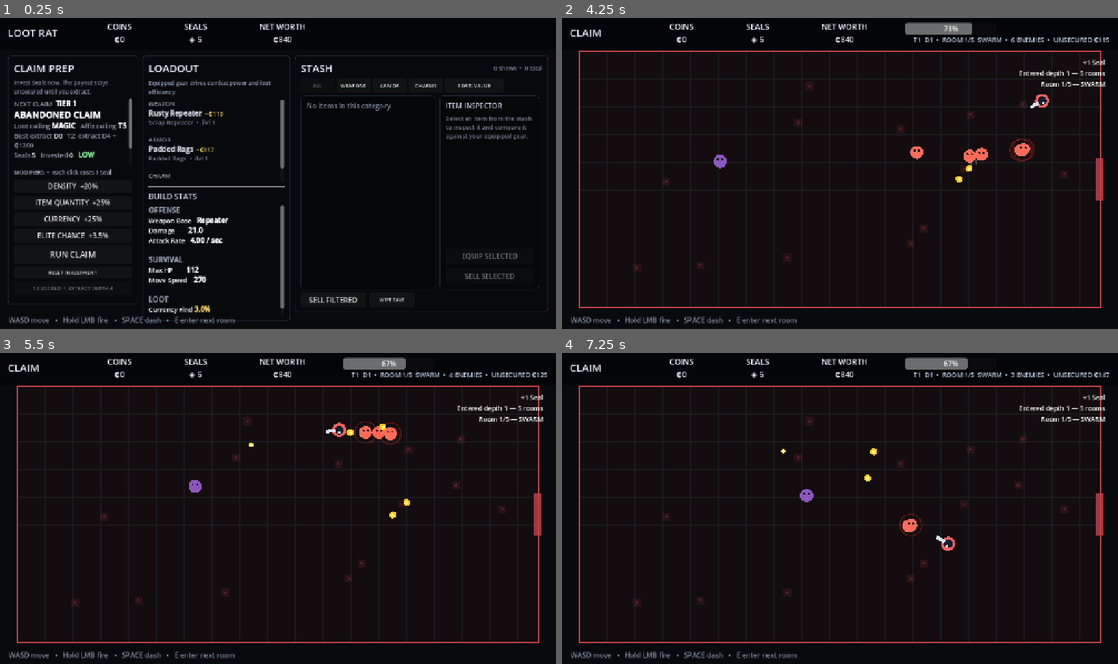
Above: before the commit, frames 1-4 (two rows, left to right).
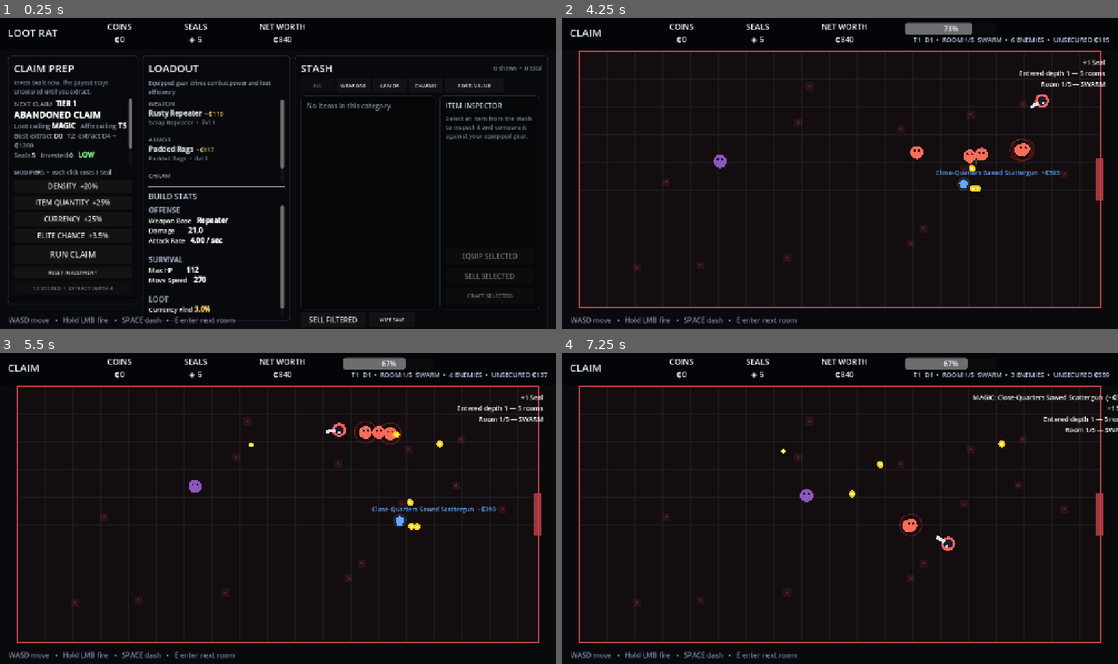
Above: after the commit, the same moments.

Repository: wiings3/LootRat
Game: Godot game, scene res://Main.tscn
Same seed, same stepped clock (60 frames per second), same inputs: the game is played once before the commit and once after it.
Inputs (mouse positions are in pixels of both pictures, inside the frame that each line leads up to):
- Up to frame 1 (0.25 s): no input
- Up to frame 2 (4.25 s): click "RUN CLAIM" at 0.5 s; move the mouse to (962, 157) at 1.27 s; press the mouse at (962, 157) at 1.28 s; hold D (move_right) 1.28-2.03 s; move the mouse to (728, 189) at 2.02 s; release the mouse at (728, 189) at 2.03 s; hold S (move_down) 2.03-2.78 s; click (728, 189) at 2.1 s; move the mouse to (895, 105) at 2.77 s; press the mouse at (895, 105) at 2.78 s; hold D (move_right) 2.78-3.53 s; tap Space (dash) at 2.85 s; move the mouse to (812, 235) at 3.52 s; release the mouse at (812, 235) at 3.53 s; hold W (move_up) from 3.53 s (still down); tap E (interact) at 3.6 s; click (812, 235) at 3.8 s
- Up to frame 3 (5.5 s): move the mouse to (444, 555) at 4.27 s; release W (move_up) at 4.28 s; press the mouse at (444, 555) at 4.28 s; hold A (move_left) from 4.28 s (still down); move the mouse to (111, 461) at 5.02 s; release the mouse at (111, 461) at 5.03 s; click (111, 461) at 5.1 s
- Up to frame 4 (7.25 s): move the mouse to (867, 508) at 5.77 s; release A (move_left) at 5.78 s; press the mouse at (867, 508) at 5.78 s; hold S (move_down) 5.78-6.53 s; tap Space (dash) at 5.85 s; move the mouse to (756, 430) at 6.52 s; release the mouse at (756, 430) at 6.53 s; hold D (move_right) from 6.53 s (still down); tap E (interact) at 6.6 s; click (756, 430) at 6.8 s

The runs differ from the first frame. In frame 1, 0.4% of the frame differs, in the area x 54-99%, y 86-99%; in frame 2, 0.4%; in frame 3, 0.5%; in frame 4, 0.8%, in the area x 51-100%, y 6-47%.

Commit message:
Add first crafting bench and crafting currency economy

Diff:
--- a/scripts/loot_pickup.gd
+++ b/scripts/loot_pickup.gd
@@ -28,7 +28,7 @@
 	_age += delta
 	velocity = velocity.move_toward(Vector2.ZERO, 420.0 * delta)
 	global_position += velocity * delta
-	if loot_type == "seal":
+	if loot_type == "seal" or loot_type == "craft":
 		rotation += delta * 1.8
 	elif loot_type == "gear" or loot_type == "jackpot":
 		var pulse: float = 1.0 + sin(_age * 5.0) * 0.045
@@ -57,6 +57,21 @@
 			label.text = "JACKPOT  ₵%d" % amount
 			label.add_theme_font_size_override("font_size", 18)
 			label.add_theme_color_override("font_color", Color(1.0, 0.84, 0.18))
+		"craft":
+			var currency_key: String = String(gear.get("currency", "scrap"))
+			match currency_key:
+				"mutation":
+					label.text = "MUTATION SHARD"
+					label.add_theme_color_override("font_color", Color(0.46, 0.90, 0.58))
+				"chaos":
+					label.text = "CHAOS TOKEN"
+					label.add_theme_color_override("font_color", Color(0.82, 0.42, 1.0))
+				"mechanist":
+					label.text = "MECHANIST'S SEAL"
+					label.add_theme_color_override("font_color", Color(1.0, 0.60, 0.20))
+				_:
+					label.text = "SCRAP ORB"
+					label.add_theme_color_override("font_color", Color(0.80, 0.84, 0.90))
 		"gear":
 			label.text = "%s  ~₵%d" % [String(gear.get("name", "Gear")), int(gear.get("value", 0))]
 			var rarity: String = String(gear.get("rarity", "Common"))
@@ -92,6 +107,18 @@
 			draw_circle(Vector2.ZERO, 4.0, Color(1.0, 0.95, 0.48))
 		"seal":
 			draw_colored_polygon(PackedVector2Array([Vector2(0,-10), Vector2(9,0), Vector2(0,10), Vector2(-9,0)]), Color(0.25, 0.85, 1.0))
+		"craft":
+			var currency_key: String = String(gear.get("currency", "scrap"))
+			var craft_color := Color(0.80, 0.84, 0.90)
+			if currency_key == "mutation":
+				craft_color = Color(0.38, 0.92, 0.55)
+			elif currency_key == "chaos":
+				craft_color = Color(0.78, 0.34, 1.0)
+			elif currency_key == "mechanist":
+				craft_color = Color(1.0, 0.52, 0.12)
+			draw_circle(Vector2.ZERO, 12.0, Color(craft_color.r, craft_color.g, craft_color.b, 0.18))
+			draw_colored_polygon(PackedVector2Array([Vector2(0,-10), Vector2(8,-5), Vector2(9,5), Vector2(0,10), Vector2(-9,5), Vector2(-8,-5)]), craft_color)
+			draw_circle(Vector2.ZERO, 3.0, Color(0.10, 0.11, 0.14))
 		"gear":
 			var rarity: String = String(gear.get("rarity", "Common"))
 			var gear_color := Color(0.82, 0.84, 0.88)
--- a/scripts/main.gd
+++ b/scripts/main.gd
@@ -22,6 +22,7 @@
 var hub_panel: PanelContainer = null
 var character_panel: PanelContainer = null
 var gear_panel: PanelContainer = null
+var crafting_panel: PanelContainer = null
 var decision_panel: PanelContainer = null
 var decision_title: Label = null
 var decision_body: Label = null
@@ -33,6 +34,11 @@
 var selected_item_label: RichTextLabel = null
 var selected_equip_button: Button = null
 var selected_sell_button: Button = null
+var selected_craft_button: Button = null
+var crafting_item_label: RichTextLabel = null
+var crafting_currency_label: RichTextLabel = null
+var crafting_feedback_label: Label = null
+var crafting_buttons: Dictionary = {}
 var sort_button: Button = null
 var claim_unlock_button: Button = null
 var filter_buttons: Dictionary = {}
@@ -52,12 +58,14 @@
 var stash_coins: int = 0
 var stash_seals: int = 5
 var stash_gear: Array[Dictionary] = []
+var stash_crafting: Dictionary = {"scrap": 0, "mutation": 0, "chaos": 0, "mechanist": 0}
 var equipped: Dictionary = {"weapon": {}, "armor": {}, "charm": {}}
 var next_item_id: int = 1
 
 var run_coins: int = 0
 var run_seals: int = 0
 var run_gear: Array[Dictionary] = []
+var run_crafting: Dictionary = {"scrap": 0, "mutation": 0, "chaos": 0, "mechanist": 0}
 
 var juice_density: int = 0
 var juice_quantity: int = 0
@@ -179,6 +187,7 @@
 	_build_hub_panel()
 	_build_character_panel()
 	_build_gear_panel()
+	_build_crafting_panel()
 	_build_decision_panel()
 
 	var controls := Label.new()
@@ -406,6 +415,10 @@
 	selected_sell_button = _make_button("SELL SELECTED", _sell_selected_item, Vector2(202.0, 38.0))
 	inspector_root.add_child(selected_sell_button)
 
+	selected_craft_button = _make_button("CRAFT SELECTED", _open_crafting_panel, Vector2(202.0, 38.0))
+	selected_craft_button.add_theme_font_size_override("font_size", 13)
+	inspector_root.add_child(selected_craft_button)
+
 	var footer_row := HBoxContainer.new()
 	footer_row.add_theme_constant_override("separation", 8)
 	root.add_child(footer_row)
@@ -413,6 +426,62 @@
 	var wipe_button := _make_button("WIPE SAVE", _wipe_save, Vector2(105.0, 34.0))
 	wipe_button.add_theme_font_size_override("font_size", 11)
 	footer_row.add_child(wipe_button)
+
+func _build_crafting_panel() -> void:
+	crafting_panel = PanelContainer.new()
+	crafting_panel.position = Vector2(385.0, 105.0)
+	crafting_panel.size = Vector2(510.0, 540.0)
+	crafting_panel.visible = false
+	crafting_panel.add_theme_stylebox_override("panel", _panel_style(Color(0.025, 0.030, 0.042, 0.99), Color(0.55, 0.39, 0.16), 2))
+	hud.add_child(crafting_panel)
+
+	var root := VBoxContainer.new()
+	root.add_theme_constant_override("separation", 9)
+	crafting_panel.add_child(root)
+
+	var header := HBoxContainer.new()
+	root.add_child(header)
+	var title := _section_title("CRAFTING BENCH")
+	title.size_flags_horizontal = Control.SIZE_EXPAND_FILL
+	header.add_child(title)
+	var close_button := _make_button("CLOSE", _close_crafting_panel, Vector2(82.0, 30.0))
+	close_button.add_theme_font_size_override("font_size", 12)
+	header.add_child(close_button)
+
+	root.add_child(_muted_label("Build an item over time. Every craft consumes a dropped currency permanently."))
+
+	crafting_currency_label = RichTextLabel.new()
+	crafting_currency_label.bbcode_enabled = true
+	crafting_currency_label.fit_content = false
+	crafting_currency_label.custom_minimum_size = Vector2(475.0, 48.0)
+	crafting_currency_label.add_theme_font_size_override("normal_font_size", 14)
+	root.add_child(crafting_currency_label)
+
+	crafting_item_label = RichTextLabel.new()
+	crafting_item_label.bbcode_enabled = true
+	crafting_item_label.fit_content = false
+	crafting_item_label.custom_minimum_size = Vector2(475.0, 178.0)
+	crafting_item_label.add_theme_font_size_override("normal_font_size", 14)
+	root.add_child(crafting_item_label)
+
+	var craft_specs: Array[Dictionary] = [
+		{"key":"scrap", "label":"SCRAP ORB  •  REROLL VALUES", "callback":_craft_scrap},
+		{"key":"mutation", "label":"MUTATION SHARD  •  SLAM COMMON → MAGIC", "callback":_craft_mutation},
+		{"key":"chaos", "label":"CHAOS TOKEN  •  REROLL NORMAL AFFIXES", "callback":_craft_chaos},
+		{"key":"mechanist", "label":"MECHANIST'S SEAL  •  REROLL MECHANIC", "callback":_craft_mechanist}
+	]
+	for spec: Dictionary in craft_specs:
+		var key: String = String(spec["key"])
+		var callback: Callable = spec["callback"] as Callable
+		var button := _make_button(String(spec["label"]), callback, Vector2(475.0, 42.0))
+		button.add_theme_font_size_override("font_size", 13)
+		crafting_buttons[key] = button
+		root.add_child(button)
+
+	crafting_feedback_label = _muted_label("Select a stash item, then decide how much you are willing to risk on it.")
+	crafting_feedback_label.custom_minimum_size = Vector2(475.0, 38.0)
+	crafting_feedback_label.add_theme_color_override("font_color", Color(0.78, 0.70, 0.52))
+	root.add_child(crafting_feedback_label)
 
 func _build_decision_panel() -> void:
 	decision_panel = PanelContainer.new()
@@ -488,6 +557,7 @@
 	hub_panel.visible = true
 	character_panel.visible = true
 	gear_panel.visible = true
+	crafting_panel.visible = false
 	hp_bar.visible = false
 	run_label.visible = false
 	feed_label.visible = false
@@ -501,11 +571,13 @@
 	run_coins = 0
 	run_seals = 0
 	run_gear.clear()
+	run_crafting = {"scrap": 0, "mutation": 0, "chaos": 0, "mechanist": 0}
 	total_run_kills = 0
 	feed_lines.clear()
 	hub_panel.visible = false
 	character_panel.visible = false
 	gear_panel.visible = false
+	crafting_panel.visible = false
 	hp_bar.visible = true
 	run_label.visible = true
 	feed_label.visible = true
@@ -666,6 +738,8 @@
 		var jackpot_value: int = maxi(125, int(round(rng.randf_range(180.0, 420.0) * reward_scale * _run_currency_multiplier() * (1.0 + float(depth - 1) * 0.35))))
 		_spawn_pickup("jackpot", jackpot_value, {}, position_value)
 
+	_spawn_crafting_currency_rolls(position_value, quantity_mult, elite)
+
 	var gear_chance: float = 0.10 * quantity_mult * reward_scale
 	gear_chance = minf(0.68, gear_chance)
 	if rng.randf() < gear_chance:
@@ -675,6 +749,17 @@
 			var bonus_gear: Dictionary = _generate_gear(depth, elite)
 			_spawn_pickup("gear", 1, bonus_gear, position_value + Vector2(14.0, 0.0))
 			_add_feed("DOUBLE DROP!")
+
+func _spawn_crafting_currency_rolls(position_value: Vector2, quantity_mult: float, elite: bool) -> void:
+	var elite_mult: float = 2.5 if elite else 1.0
+	if rng.randf() < 0.030 * quantity_mult * elite_mult:
+		_spawn_pickup("craft", 1, {"currency":"scrap"}, position_value)
+	if rng.randf() < 0.008 * quantity_mult * (3.0 if elite else 1.0):
+		_spawn_pickup("craft", 1, {"currency":"mutation"}, position_value)
+	if claim_tier >= 2 and rng.randf() < 0.0025 * quantity_mult * (4.0 if elite else 1.0):
+		_spawn_pickup("craft", 1, {"currency":"chaos"}, position_value)
+	if claim_tier >= 3 and rng.randf() < 0.0008 * quantity_mult * (5.0 if elite else 1.0):
+		_spawn_pickup("craft", 1, {"currency":"mechanist"}, position_value)
 
 func _spawn_pickup(type_value: String, amount_value: int, gear_value: Dictionary, position_value: Vector2) -> void:
 	var pickup := LootPickup.new()
@@ -709,6 +794,10 @@
 		"jackpot":
 			run_coins += pickup.amount
 			_add_feed("JACKPOT!  +₵%d" % pickup.amount)
+		"craft":
+			var currency_key: String = String(pickup.gear.get("currency", "scrap"))
+			run_crafting[currency_key] = int(run_crafting.get(currency_key, 0)) + pickup.amount
+			_add_feed("+%s" % _craft_currency_name(currency_key))
 		"gear":
 			run_gear.append(pickup.gear.duplicate(true))
 			if is_instance_valid(player):
@@ -738,12 +827,16 @@
 	_record_successful_extraction()
 	stash_coins += run_coins
 	stash_seals += run_seals
+	for currency_key_variant: Variant in run_crafting.keys():
+		var currency_key: String = String(currency_key_variant)
+		stash_crafting[currency_key] = int(stash_crafting.get(currency_key, 0)) + int(run_crafting.get(currency_key, 0))
 	for item in run_gear:
 		stash_gear.append(item.duplicate(true))
 	_add_feed("Banked ₵%d" % _current_run_value())
 	run_coins = 0
 	run_seals = 0
 	run_gear.clear()
+	run_crafting = {"scrap": 0, "mutation": 0, "chaos": 0, "mechanist": 0}
 	_clear_juice()
 	_enter_hub()
 
@@ -764,6 +857,7 @@
 	run_coins = 0
 	run_seals = 0
 	run_gear.clear()
+	run_crafting = {"scrap": 0, "mutation": 0, "chaos": 0, "mechanist": 0}
 	_set_decision_buttons(false, false)
 
 	var root := decision_panel.get_child(0) as VBoxContainer
@@ -806,13 +900,13 @@
 	return 1.0 + float(juice_currency) * 0.25 + float(depth - 1) * 0.20 + float(claim_tier - 1) * 0.18
 
 func _current_run_value() -> int:
-	var value: int = run_coins + run_seals * 100
+	var value: int = run_coins + run_seals * 100 + _crafting_inventory_value(run_crafting)
 	for item in run_gear:
 		value += int(item.get("value", 0))
 	return value
 
 func _calculate_net_worth() -> int:
-	var value: int = stash_coins + stash_seals * 100
+	var value: int = stash_coins + stash_seals * 100 + _crafting_inventory_value(stash_crafting)
 	for item in stash_gear:
 		value += int(item.get("value", 0))
 	var gear_slots: Array[String] = ["weapon", "armor", "charm"]
@@ -1520,6 +1614,8 @@
 	_refresh_selected_item()
 	_update_stash_controls()
 	_update_claim_unlock_button()
+	if crafting_panel != null and crafting_panel.visible:
+		_refresh_crafting_panel()
 	_update_top_bar()
 
 func _rebuild_inventory() -> void:
@@ -1624,6 +1720,8 @@
 		selected_item_label.text = "[color=#737c8d]Select an item from the stash to inspect it and compare it against your equipped gear.[/color]"
 		selected_equip_button.disabled = true
 		selected_sell_button.disabled = true
+		if selected_craft_button != null:
+			selected_craft_button.disabled = true
 		return
 
 	var item: Dictionary = stash_gear[index]
@@ -1633,6 +1731,10 @@
 	selected_item_label.text = "[color=#8d96a6]SELECTED[/color]\n%s\n\n[color=#8d96a6]CURRENT %s[/color]\n%s\n\n[color=#8d96a6]STAT CHANGE[/color]\n%s" % [_item_to_bbcode(item), slot.to_upper(), current_name, _comparison_bbcode(item, current)]
 	selected_equip_button.disabled = false
 	selected_sell_button.disabled = false
+	if selected_craft_button != null:
+		selected_craft_button.disabled = false
+	if crafting_panel != null and crafting_panel.visible:
+		_refresh_crafting_panel()
 
 func _comparison_bbcode(candidate: Dictionary, current: Dictionary) -> String:
 	var lines: Array[String] = []
@@ -1760,6 +1862,218 @@
 			return i
 	return -1
 
+func _open_crafting_panel() -> void:
+	if _find_stash_item_index(selected_stash_item_id) < 0:
+		return
+	crafting_panel.visible = true
+	crafting_panel.move_to_front()
+	crafting_feedback_label.text = "A good base can become a long-term project. A bad slam still costs the currency."
+	_refresh_crafting_panel()
+
+func _close_crafting_panel() -> void:
+	crafting_panel.visible = false
+
+func _refresh_crafting_panel() -> void:
+	if crafting_panel == null:
+		return
+	crafting_currency_label.text = "[color=#8d96a6]MATERIALS[/color]  [color=#d5d9e2]Scrap %d[/color]   [color=#76dc96]Mutation %d[/color]   [color=#d878ff]Chaos %d[/color]   [color=#ffb85c]Mechanist %d[/color]" % [int(stash_crafting.get("scrap", 0)), int(stash_crafting.get("mutation", 0)), int(stash_crafting.get("chaos", 0)), int(stash_crafting.get("mechanist", 0))]
+
+	var index: int = _find_stash_item_index(selected_stash_item_id)
+	if index < 0:
+		crafting_item_label.text = "[color=#737c8d]No stash item selected.[/color]"
+		for button_variant: Variant in crafting_buttons.values():
+			if button_variant is Button:
+				(button_variant as Button).disabled = true
+		return
+
+	var item: Dictionary = stash_gear[index]
+	crafting_item_label.text = "[color=#8d96a6]WORKING ITEM[/color]\n%s" % _item_to_bbcode(item)
+	var rarity: String = String(item.get("rarity", "Common"))
+	var affix_count: int = _item_affix_count(item)
+	var mechanic_count: int = _item_mechanic_count(item)
+
+	_set_craft_button_state("scrap", int(stash_crafting.get("scrap", 0)) > 0 and affix_count > 0)
+	_set_craft_button_state("mutation", int(stash_crafting.get("mutation", 0)) > 0 and rarity == "Common")
+	_set_craft_button_state("chaos", claim_tier >= 2 and int(stash_crafting.get("chaos", 0)) > 0 and rarity != "Common" and affix_count > 0)
+	_set_craft_button_state("mechanist", claim_tier >= 3 and int(stash_crafting.get("mechanist", 0)) > 0 and mechanic_count > 0)
+
+	var chaos_button_variant: Variant = crafting_buttons.get("chaos")
+	if chaos_button_variant is Button:
+		(chaos_button_variant as Button).text = "CHAOS TOKEN  •  REROLL NORMAL AFFIXES" if claim_tier >= 2 else "CHAOS TOKEN  •  UNLOCKS AT CLAIM T2"
+	var mechanic_button_variant: Variant = crafting_buttons.get("mechanist")
+	if mechanic_button_variant is Button:
+		(mechanic_button_variant as Button).text = "MECHANIST'S SEAL  •  REROLL MECHANIC" if claim_tier >= 3 else "MECHANIST'S SEAL  •  UNLOCKS AT CLAIM T3"
+
+func _set_craft_button_state(key: String, enabled: bool) -> void:
+	var button_variant: Variant = crafting_buttons.get(key)
+	if button_variant is Button:
+		(button_variant as Button).disabled = not enabled
+
+func _craft_scrap() -> void:
+	var index: int = _find_stash_item_index(selected_stash_item_id)
+	if index < 0 or int(stash_crafting.get("scrap", 0)) <= 0:
+		return
+	var item: Dictionary = stash_gear[index]
+	var affixes_variant: Variant = item.get("affixes", [])
+	if typeof(affixes_variant) != TYPE_ARRAY or (affixes_variant as Array).is_empty():
+		return
+
+	var rerolled: Array[Dictionary] = []
+	for affix_variant: Variant in affixes_variant as Array:
+		if typeof(affix_variant) != TYPE_DICTIONARY:
+			continue
+		var affix: Dictionary = affix_variant as Dictionary
+		var stat: String = String(affix.get("stat", "damage"))
+		var tier: int = int(affix.get("tier", 5))
+		var value: float = _roll_affix_value(stat, tier)
+		rerolled.append(_make_affix_record(stat, tier, value))
+	item["affixes"] = rerolled
+	_rebuild_item_stats(item)
+	_finalize_crafted_item(item)
+	stash_gear[index] = item
+	_spend_crafting_currency("scrap")
+	crafting_feedback_label.text = "SCRAP SLAMMED — values rerolled. Better? Worse? That's the game."
+	_after_craft()
+
+func _craft_mutation() -> void:
+	var index: int = _find_stash_item_index(selected_stash_item_id)
+	if index < 0 or int(stash_crafting.get("mutation", 0)) <= 0:
+		return
+	var item: Dictionary = stash_gear[index]
+	if String(item.get("rarity", "Common")) != "Common":
+		return
+
+	item["rarity"] = "Magic"
+	var mechanics: Array[Dictionary] = []
+	var mechanic: Dictionary = _roll_mechanic(String(item.get("slot", "charm")), [])
+	if not mechanic.is_empty():
+		mechanics.append(mechanic)
+	item["mechanics"] = mechanics
+
+	var candidates: Array[String] = _affix_candidates(String(item.get("slot", "charm")))
+	var stat: String = candidates[rng.randi_range(0, candidates.size() - 1)]
+	var tier: int = _roll_affix_tier(maxi(1, int(item.get("depth", 1))))
+	var value: float = _roll_affix_value(stat, tier)
+	item["affixes"] = [_make_affix_record(stat, tier, value)]
+	_rebuild_item_stats(item)
+	_finalize_crafted_item(item)
+	stash_gear[index] = item
+	_spend_crafting_currency("mutation")
+	crafting_feedback_label.text = "MUTATED — the clean base is now Magic. This is where projects begin."
+	_after_craft()
+
+func _craft_chaos() -> void:
+	var index: int = _find_stash_item_index(selected_stash_item_id)
+	if index < 0 or claim_tier < 2 or int(stash_crafting.get("chaos", 0)) <= 0:
+		return
+	var item: Dictionary = stash_gear[index]
+	var affix_count: int = _item_affix_count(item)
+	if affix_count <= 0 or String(item.get("rarity", "Common")) == "Common":
+		return
+
+	var candidates: Array[String] = _affix_candidates(String(item.get("slot", "charm")))
+	var used_stats: Array[String] = []
+	var new_affixes: Array[Dictionary] = []
+	while new_affixes.size() < affix_count:
+		var available: Array[String] = []
+		for candidate: String in candidates:
+			if not used_stats.has(candidate):
+				available.append(candidate)
+		if available.is_empty():
+			break
+		var stat: String = available[rng.randi_range(0, available.size() - 1)]
+		var tier: int = _roll_affix_tier(maxi(1, int(item.get("depth", 1))))
+		var value: float = _roll_affix_value(stat, tier)
+		new_affixes.append(_make_affix_record(stat, tier, value))
+		used_stats.append(stat)
+	item["affixes"] = new_affixes
+	_rebuild_item_stats(item)
+	_finalize_crafted_item(item)
+	stash_gear[index] = item
+	_spend_crafting_currency("chaos")
+	crafting_feedback_label.text = "CHAOS SLAMMED — base and mechanic survived. The normal affixes did not."
+	_after_craft()
+
+func _craft_mechanist() -> void:
+	var index: int = _find_stash_item_index(selected_stash_item_id)
+	if index < 0 or claim_tier < 3 or int(stash_crafting.get("mechanist", 0)) <= 0:
+		return
+	var item: Dictionary = stash_gear[index]
+	var mechanics_variant: Variant = item.get("mechanics", [])
+	if typeof(mechanics_variant) != TYPE_ARRAY:
+		return
+	var mechanics: Array = (mechanics_variant as Array).duplicate(true)
+	if mechanics.is_empty():
+		return
+
+	var target_index: int = rng.randi_range(0, mechanics.size() - 1)
+	var used_ids: Array[String] = []
+	for i in range(mechanics.size()):
+		if i == target_index or typeof(mechanics[i]) != TYPE_DICTIONARY:
+			continue
+		used_ids.append(String((mechanics[i] as Dictionary).get("id", "")))
+	var replacement: Dictionary = _roll_mechanic(String(item.get("slot", "charm")), used_ids, true)
+	if replacement.is_empty():
+		return
+	mechanics[target_index] = replacement
+	item["mechanics"] = mechanics
+	_finalize_crafted_item(item)
+	stash_gear[index] = item
+	_spend_crafting_currency("mechanist")
+	crafting_feedback_label.text = "MECHANIST SLAMMED — the item's identity changed. Pray it changed for the better."
+	_after_craft()
+
+func _after_craft() -> void:
+	_update_hub_ui()
+	_refresh_crafting_panel()
+	_save_game()
+
+func _spend_crafting_currency(key: String) -> void:
+	stash_crafting[key] = maxi(0, int(stash_crafting.get(key, 0)) - 1)
+
+func _item_affix_count(item: Dictionary) -> int:
+	var affixes_variant: Variant = item.get("affixes", [])
+	return (affixes_variant as Array).size() if typeof(affixes_variant) == TYPE_ARRAY else 0
+
+func _item_mechanic_count(item: Dictionary) -> int:
+	var mechanics_variant: Variant = item.get("mechanics", [])
+	return (mechanics_variant as Array).size() if typeof(mechanics_variant) == TYPE_ARRAY else 0
+
+func _rebuild_item_stats(item: Dictionary) -> void:
+	var stat_keys: Array[String] = ["damage", "attack_speed", "max_hp", "move_speed", "currency_find", "item_find"]
+	for stat: String in stat_keys:
+		item[stat] = 0.0
+
+	var implicit_variant: Variant = item.get("implicit", {})
+	if typeof(implicit_variant) == TYPE_DICTIONARY:
+		var implicit: Dictionary = implicit_variant as Dictionary
+		if not implicit.is_empty():
+			_apply_item_stat(item, String(implicit.get("stat", "")), float(implicit.get("value", 0.0)))
+
+	var affixes_variant: Variant = item.get("affixes", [])
+	if typeof(affixes_variant) == TYPE_ARRAY:
+		for affix_variant: Variant in affixes_variant as Array:
+			if typeof(affix_variant) != TYPE_DICTIONARY:
+				continue
+			var affix: Dictionary = affix_variant as Dictionary
+			_apply_item_stat(item, String(affix.get("stat", "")), float(affix.get("value", 0.0)))
+
+func _finalize_crafted_item(item: Dictionary) -> void:
+	item["crafted"] = true
+	item["name"] = _make_generated_item_name(item)
+	item["value"] = _item_value(item)
+
+func _craft_currency_name(key: String) -> String:
+	match key:
+		"scrap": return "Scrap Orb"
+		"mutation": return "Mutation Shard"
+		"chaos": return "Chaos Token"
+		"mechanist": return "Mechanist's Seal"
+		_: return key.capitalize()
+
+func _crafting_inventory_value(inventory: Dictionary) -> int:
+	return int(inventory.get("scrap", 0)) * 60 + int(inventory.get("mutation", 0)) * 180 + int(inventory.get("chaos", 0)) * 600 + int(inventory.get("mechanist", 0)) * 1800
+
 func _juice_density() -> void:
 	if juice_density < 5 and _spend_seal_for_juice():
 		juice_density += 1
@@ -1842,6 +2156,7 @@
 		"coins": stash_coins,
 		"seals": stash_seals,
 		"gear": stash_gear,
+		"crafting": stash_crafting,
 		"equipped": equipped,
 		"next_item_id": next_item_id,
 		"claim_tier": claim_tier,
@@ -1863,6 +2178,11 @@
 	var data: Dictionary = parsed as Dictionary
 	stash_coins = int(data.get("coins", 0))
 	stash_seals = int(data.get("seals", 5))
+	var crafting_variant: Variant = data.get("crafting", {})
+	if typeof(crafting_variant) == TYPE_DICTIONARY:
+		var loaded_crafting: Dictionary = crafting_variant as Dictionary
+		for currency_key: String in ["scrap", "mutation", "chaos", "mechanist"]:
+			stash_crafting[currency_key] = maxi(0, int(loaded_crafting.get(currency_key, 0)))
 	next_item_id = int(data.get("next_item_id", 1))
 	claim_tier = clampi(int(data.get("claim_tier", 1)), 1, 5)
 	var depths_variant: Variant = data.get("tier_best_depths", {})
@@ -1892,6 +2212,7 @@
 	stash_coins = 0
 	stash_seals = 5
 	stash_gear.clear()
+	stash_crafting = {"scrap": 0, "mutation": 0, "chaos": 0, "mechanist": 0}
 	equipped = {"weapon": {}, "armor": {}, "charm": {}}
 	next_item_id = 1
 	selected_stash_item_id = -1
